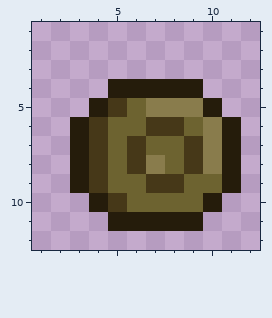
Two versions of one pixel-art sprite, projectiles/activeitems/yoyo/woodenyoyo.png. The picture above was drawn from the file before the commit.
The file is 15x16 pixels. Shown: x 1..12, y 1..12.
Once edited:
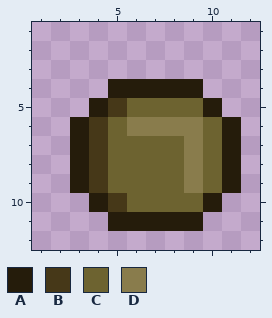
Palette (. is transparent): A #251c0b  B #463818  C #6d6330  D #897c4c
The edit:
@@ x 1..12 @@
  4 ....AAAAA...
- 5 ...ABCDDDA..
- 6 ..ABCCBBCDA.
- 7 ..ABCBCCBDA.
- 8 ..ABCBDCBDA.
- 9 ..ABCCBBCCA.
+ 5 ...ABCCCCA..
+ 6 ..ABCDDDDCA.
+ 7 ..ABCCCCDCA.
+ 8 ..ABCCCCDCA.
+ 9 ..ABCCCCDCA.
 10 ...ABCCCCA..
Boxes around the changes in both pictures, in picture pixels (x1, y1, x2, y2):
changed: (127, 98, 222, 193)
